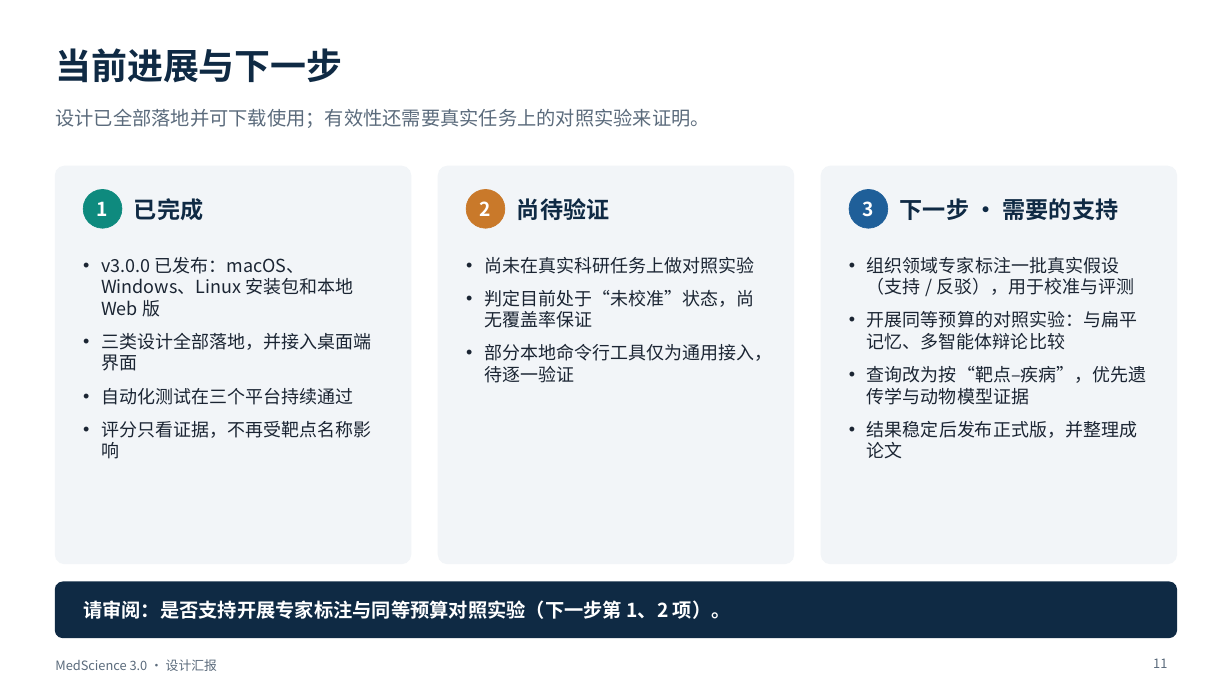
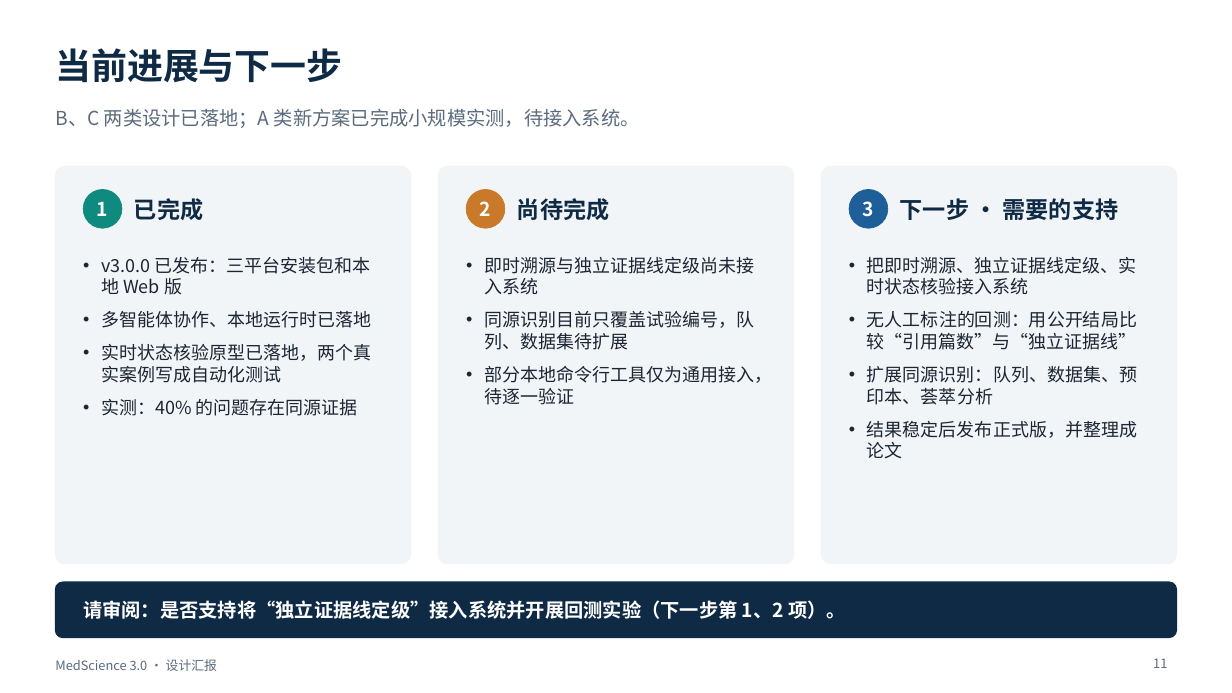
Before and after one commit to BenjaminDuo/MedScience, a slide deck: slide 11 of docs/presentation/MedScience-3.0-设计汇报.pptx. Drawn at 1232x693 pixels with LibreOffice and Linux fonts; fonts in the diff are those of the drawing. Boxes give left, top, right and bottom in pixels: in the first picture for what was removed or moved away, otherwise in the second. Text is boxed around its words. In the diff, an @@ line names an element or a change of style, - is before the commit and + after.

```diff
--- a/docs/presentation/MedScience-3.0-设计汇报.pptx
+++ b/docs/presentation/MedScience-3.0-设计汇报.pptx
@@ text at (x1=55, y1=109, x2=640, y2=128): text changed @@
-设计已全部落地并可下载使用；有效性还需要真实任务上的对照实验来证明。
+B、C 两类设计已落地；A 类新方案已完成小规模实测，待接入系统。
@@ text at (x1=517, y1=198, x2=609, y2=220): text changed @@
-尚待验证
+尚待完成
@@ text at (x1=101, y1=257, x2=371, y2=416): text changed @@
-• v3.0.0 已发布：macOS、Windows、Linux 安装包和本地 Web 版
-• 三类设计全部落地，并接入桌面端界面
-• 自动化测试在三个平台持续通过
-• 评分只看证据，不再受靶点名称影响
+• v3.0.0 已发布：三平台安装包和本地 Web 版
+• 多智能体协作、本地运行时已落地
+• 实时状态核验原型已落地，两个真实案例写成自动化测试
+• 实测：40% 的问题存在同源证据
@@ text at (x1=484, y1=257, x2=754, y2=350): text changed @@
-• 尚未在真实科研任务上做对照实验
-• 判定目前处于“未校准”状态，尚无覆盖率保证
+• 即时溯源与独立证据线定级尚未接入系统
+• 同源识别目前只覆盖试验编号，队列、数据集待扩展
@@ text at (x1=867, y1=257, x2=1137, y2=405): text changed @@
-• 组织领域专家标注一批真实假设（支持 / 反驳），用于校准与评测
-• 开展同等预算的对照实验：与扁平记忆、多智能体辩论比较
-• 查询改为按“靶点–疾病”，优先遗传学与动物模型证据
+• 把即时溯源、独立证据线定级、实时状态核验接入系统
+• 无人工标注的回测：用公开结局比较“引用篇数”与“独立证据线”
+• 扩展同源识别：队列、数据集、预印本、荟萃分析
@@ text at (x1=83, y1=600, x2=846, y2=619): text changed @@
-请审阅：是否支持开展专家标注与同等预算对照实验（下一步第 1、2 项）。
+请审阅：是否支持将“独立证据线定级”接入系统并开展回测实验（下一步第 1、2 项）。
```
Also in this commit, not shown: 7 other slides changed, 1 slide added, 1 slide removed, 3 other files.
